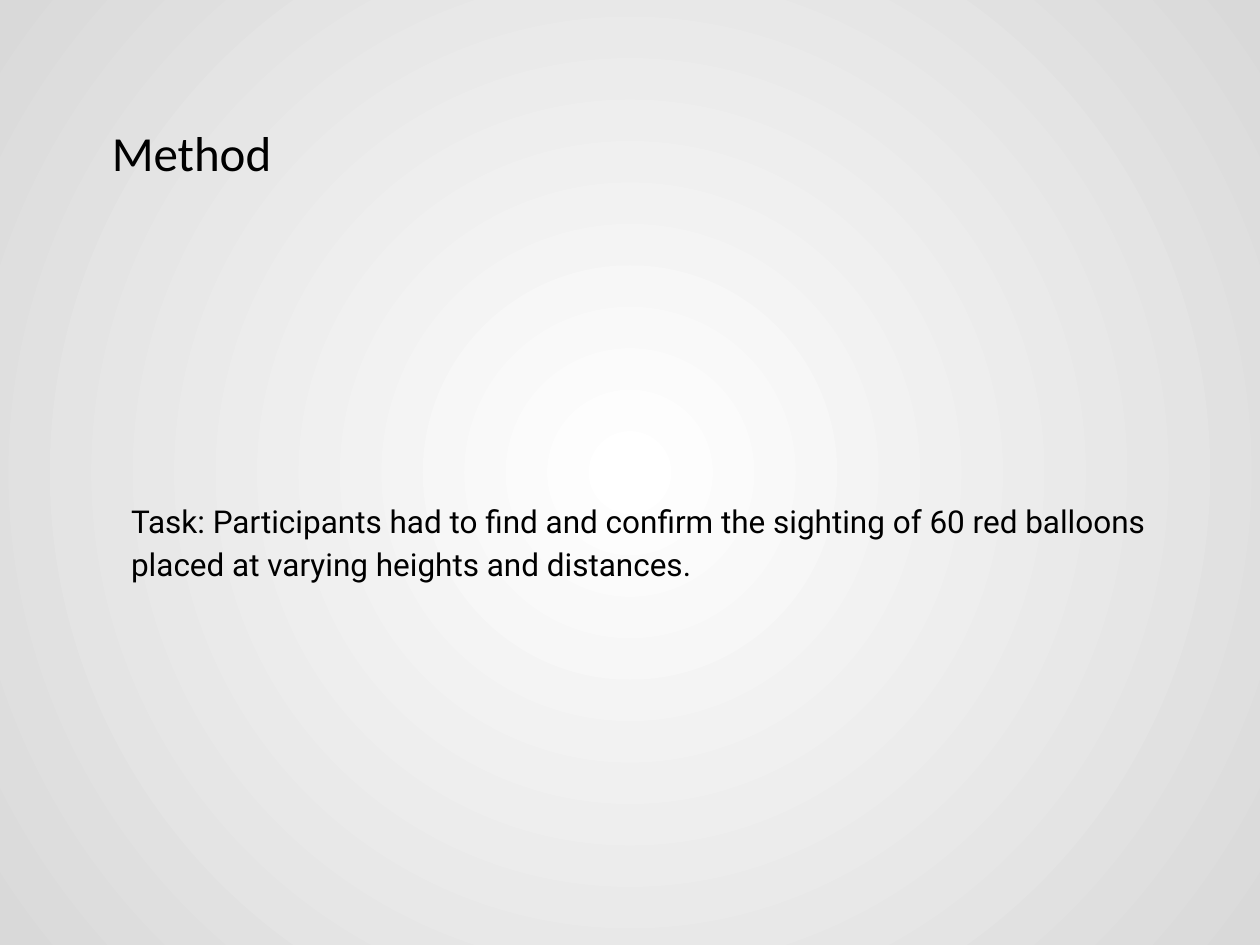
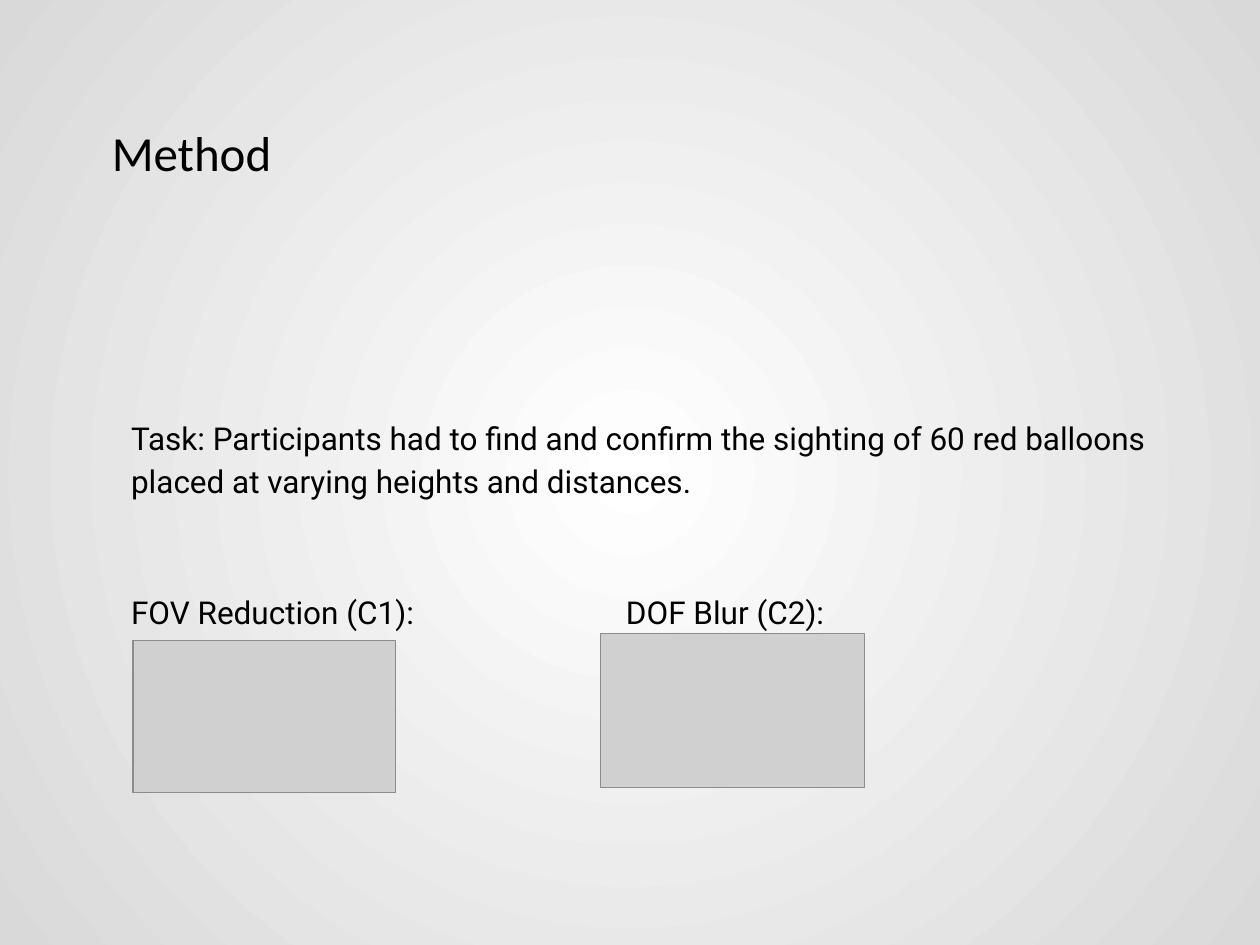
Before and after one commit to Akash3121/3D, a slide deck: slide 12 of Paper-Presentation/Akash - VR_Sickness_Mitigation_Methods_Presentation.pptx. Drawn at 1260x945 pixels with LibreOffice and Linux fonts; fonts in the diff are those of the drawing; grey boxes stand for pictures. Boxes give left, top, right and bottom in pixels: in the first picture for what was removed or moved away, otherwise in the second. Text is boxed around its words. In the diff, an @@ line names an element or a change of style, - is before the commit and + after.

```diff
--- a/Paper-Presentation/Akash - VR_Sickness_Mitigation_Methods_Presentation.pptx
+++ b/Paper-Presentation/Akash - VR_Sickness_Mitigation_Methods_Presentation.pptx
@@ text "Task: Participants had to find ...": place and size @@
-text "Task: Participants had to find ..." at box(131, 509, 1145, 583)
+text "Task: Participants had to find ..." at box(131, 426, 1145, 631)
@@ text at box(131, 599, 825, 631): paragraph added @@
+FOV Reduction (C1): DOF Blur (C2):
@@ picture added at box(132, 640, 394, 793) @@
@@ picture added at box(601, 634, 864, 788) @@
```
